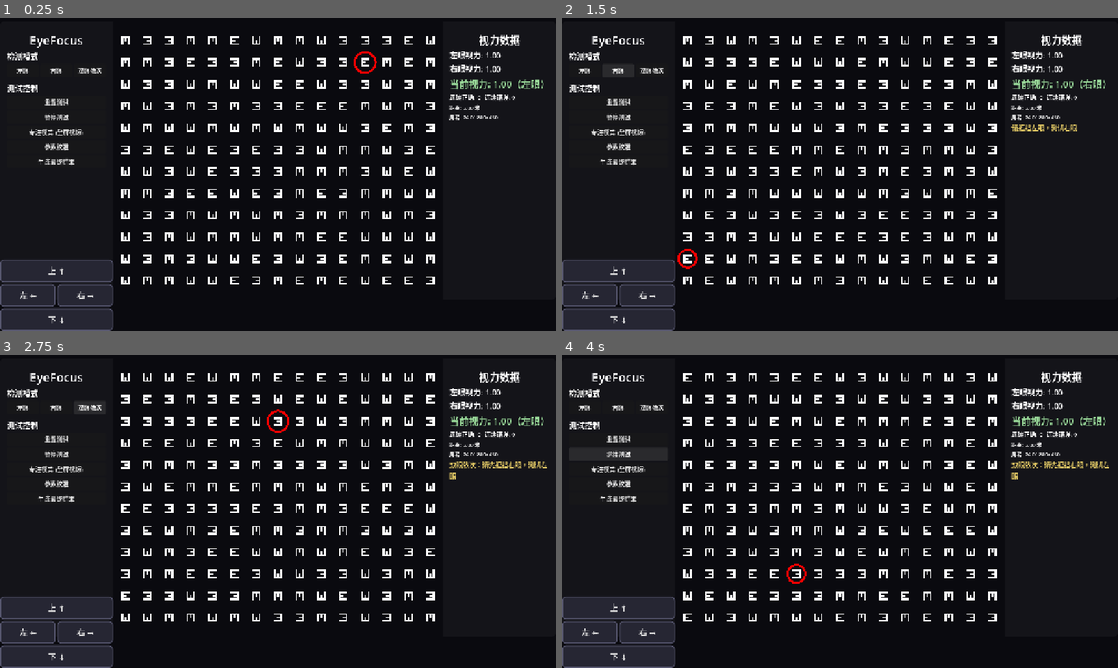
Above: before the commit, frames 1-4 (two rows, left to right).
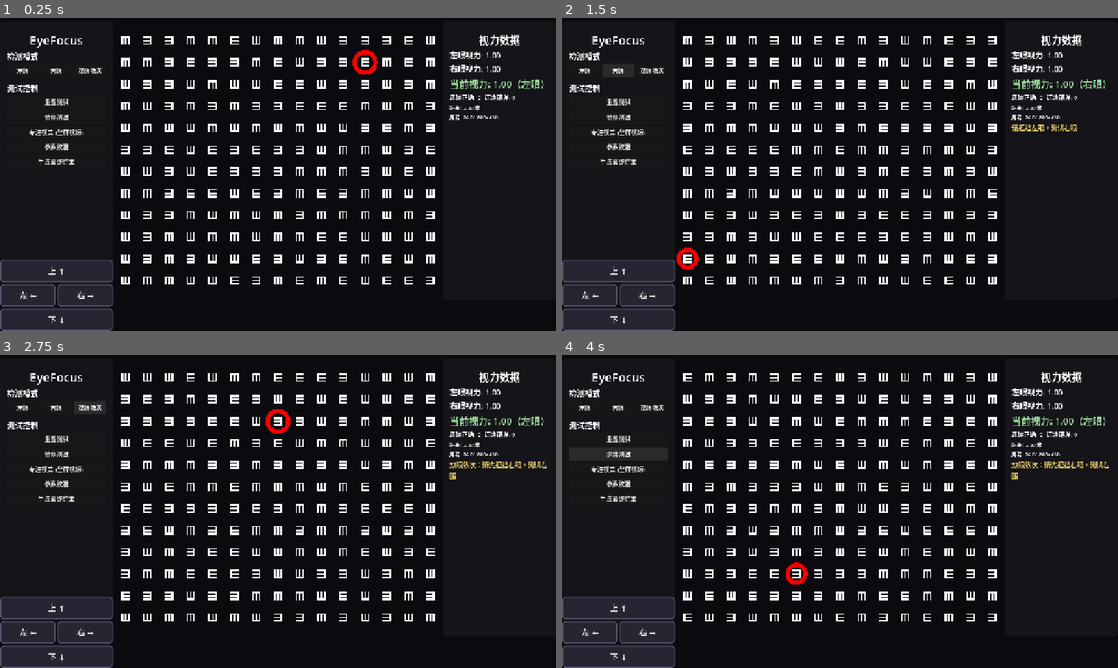
Above: after the commit, the same moments.

Repository: Euler-lne/EyeFocus
Game: Godot game, scene res://scenes/main.tscn
Two runs of this game, one before a commit and one after it. Both use one fixed random seed, a clock stepped at 60 frames per second and the inputs below.
Inputs:
- Up to frame 1 (0.25 s): no input
- Up to frame 2 (1.5 s): click "左眼" at 0.5 s; click "右眼" at 1.25 s
- Up to frame 3 (2.75 s): click "双眼依次" at 2 s
- Up to frame 4 (4 s): click "重置测试" at 2.75 s; click "暂停测试" at 3.5 s

The runs differ from the first frame. In frame 1, 0.7% of the frame differs, in the area x 21-79%, y 5-86%; in frame 2, 0.7%; in frame 3, 0.7%; in frame 4, 0.7%.

Commit message:
添加静态页面

Diff:
--- a/scripts/EyeChart.gd
+++ b/scripts/EyeChart.gd
@@ -40,8 +40,8 @@
 	draw_rect(Rect2(ox, oy, stroke, s), c)
 	# 上横臂
 	draw_rect(Rect2(ox, oy, s, stroke), c)
-	# 中横臂（60% 宽）
-	draw_rect(Rect2(ox, oy + half - stroke * 0.5, s * 0.6, stroke), c)
+	# 中横臂
+	draw_rect(Rect2(ox, oy + half - stroke * 0.5, s, stroke), c)
 	# 下横臂
 	draw_rect(Rect2(ox, oy + s - stroke, s, stroke), c)
 
--- a/scripts/OptotypeContainer.gd
+++ b/scripts/OptotypeContainer.gd
@@ -49,7 +49,7 @@
 	var r = s * 0.5 + 12.0 + breath   # 基础偏移从 6 增加到 12
 	var pos = _positions[_target_idx]
 	var center = pos + Vector2(s * 0.5, s * 0.5)
-	draw_arc(center, r, 0.0, TAU, 64, Color(1.0, 0.0, 0.0, 1.0), 5.0)  # 纯红，线宽 5
+	draw_arc(center, r, 0.0, TAU, 64, Color(1.0, 0.0, 0.0, 1.0), 10.0)  # 纯红，线宽 5
 
 func _on_resized():
 	if _optotype_size > 0.0:
Not shown, added: imgs/image.png.import
Renamed: imgs/image.png -> imgs/screenshot.png
Not shown, added: index.html
